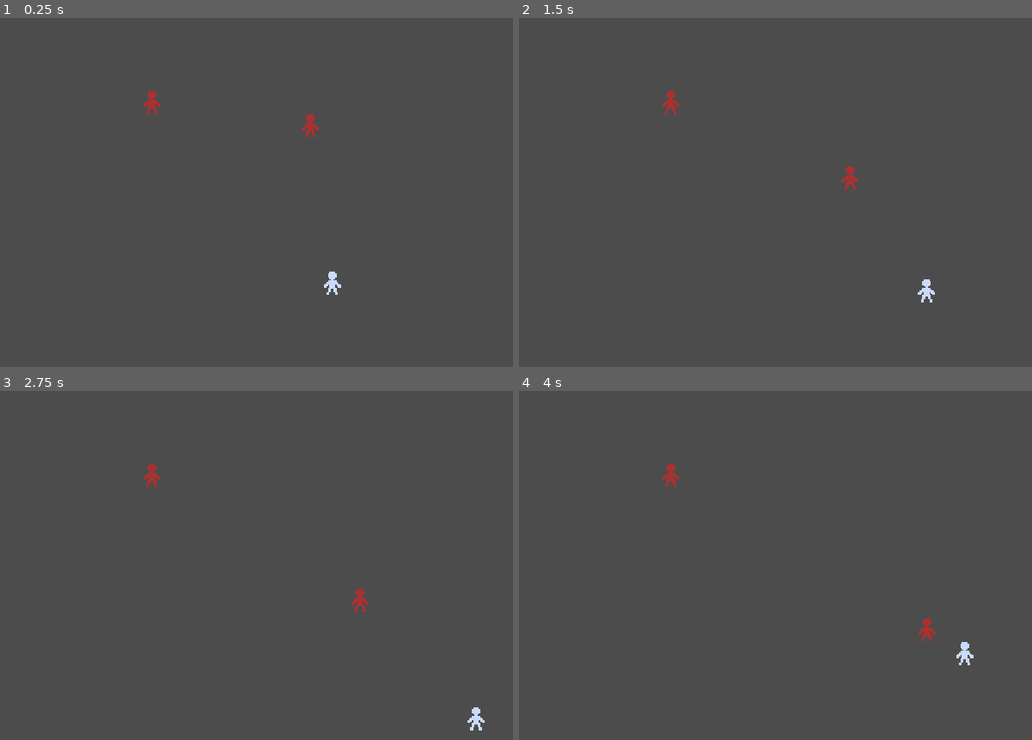
Above: before the commit, frames 1-4 (two rows, left to right).
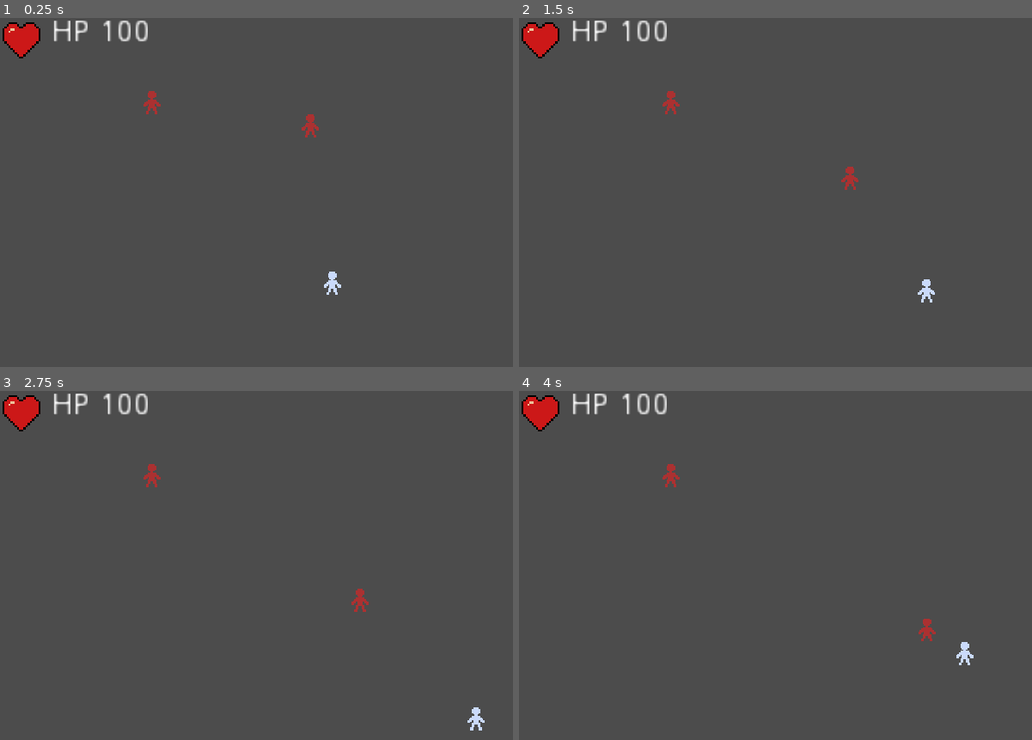
Above: after the commit, the same moments.

Repository: svntax/LD44-YLIC
Game: Godot game, scene res://Scenes/gameplay.tscn
Same seed, same stepped clock (60 frames per second), same inputs: the game is played once before the commit and once after it.
Inputs (mouse positions are in pixels of both pictures, inside the frame that each line leads up to):
- Up to frame 1 (0.25 s): no input
- Up to frame 2 (1.5 s): move the mouse to (1011, 251) at 0.52 s; hold D (MOVE_RIGHT) 0.53-1.28 s; click (1011, 251) at 0.6 s; move the mouse to (724, 300) at 1.27 s; hold S (MOVE_DOWN) from 1.28 s (still down); click (724, 300) at 1.35 s
- Up to frame 3 (2.75 s): move the mouse to (410, 534) at 2.02 s; release S (MOVE_DOWN) at 2.03 s; hold D (MOVE_RIGHT) from 2.03 s (still down); click (410, 534) at 2.1 s
- Up to frame 4 (4 s): move the mouse to (outside the picture) at 2.77 s; release D (MOVE_RIGHT) at 2.78 s; hold W (MOVE_UP) 2.78-3.53 s; click (outside the picture) at 2.85 s; move the mouse to (outside the picture) at 3.52 s; hold A (MOVE_LEFT) from 3.53 s (still down); click (outside the picture) at 3.6 s

The runs differ from the first frame. In frame 1, 1.0% of the frame differs, in the area x 0-29%, y 0-12%; in frame 2, 1.0%; in frame 3, 1.0%; in frame 4, 1.0%.

Commit message:
Add health to player

Diff:
--- /dev/null
+++ b/Scenes/game_ui.tscn
@@ -0,0 +1,30 @@
+[gd_scene load_steps=3 format=2]
+
+[ext_resource path="res://Scripts/game_ui.gd" type="Script" id=1]
+[ext_resource path="res://Sprites/heart_icon.png" type="Texture" id=2]
+
+[node name="GameUI" type="Control"]
+anchor_right = 1.0
+anchor_bottom = 1.0
+script = ExtResource( 1 )
+
+[node name="HBoxContainer" type="HBoxContainer" parent="."]
+margin_right = 87.0
+margin_bottom = 48.0
+size_flags_horizontal = 3
+
+[node name="HealthIcon" type="TextureRect" parent="HBoxContainer"]
+margin_right = 20.0
+margin_bottom = 48.0
+texture = ExtResource( 2 )
+stretch_mode = 3
+
+[node name="HealthLabel" type="Label" parent="HBoxContainer"]
+margin_left = 24.0
+margin_right = 70.0
+margin_bottom = 48.0
+size_flags_vertical = 0
+text = "HP 100
+
+"
+valign = 1
--- a/Scenes/gameplay.tscn
+++ b/Scenes/gameplay.tscn
@@ -1,7 +1,8 @@
-[gd_scene load_steps=3 format=2]
+[gd_scene load_steps=4 format=2]
 
 [ext_resource path="res://Scenes/layout_basic.tscn" type="PackedScene" id=1]
 [ext_resource path="res://Scenes/player.tscn" type="PackedScene" id=2]
+[ext_resource path="res://Scenes/game_ui.tscn" type="PackedScene" id=3]
 
 [node name="Arena" type="Node2D"]
 
@@ -14,3 +15,11 @@
 anchor_mode = 0
 current = true
 zoom = Vector2( 0.5, 0.5 )
+
+[node name="UILayer" type="CanvasLayer" parent="."]
+scale = Vector2( 3, 3 )
+transform = Transform2D( 3, 0, 0, 3, 0, 0 )
+
+[node name="GameUI" parent="UILayer" instance=ExtResource( 3 )]
+
+[connection signal="healthChanged" from="Player" to="UILayer/GameUI" method="_on_Player_healthChanged"]
--- /dev/null
+++ b/Scripts/game_ui.gd
@@ -0,0 +1,12 @@
+extends Control
+
+onready var healthLabel = get_node("HBoxContainer").get_node("HealthLabel")
+
+func _ready():
+    healthLabel.set_text("HP " + str(Globals.CURRENT_HEALTH))
+
+func _on_Player_healthChanged(newHealth):
+    healthLabel.set_text("HP " + str(newHealth))
+    #TODO player death
+    if newHealth <= 0:
+        print("Player death!")
--- a/Scripts/player_controls.gd
+++ b/Scripts/player_controls.gd
@@ -13,6 +13,8 @@
 enum State {NORMAL, ATTACK}
 onready var currentState = State.NORMAL
 
+signal healthChanged(newHealth)
+
 func _ready():
     pass
 
@@ -21,11 +23,9 @@
 
 func takeDamage(amount):
     health -= amount
-    print("Player health: " + str(health))
     if health <= 0:
         health = 0
-        #TODO death
-        print("Player is dead!")
+    emit_signal("healthChanged", health)
 
 func updateSlashPivot():
     if not currentState == State.ATTACK:
Binary file added: Sprites/heart_icon.png
Not shown, added: Sprites/heart_icon.png.import
